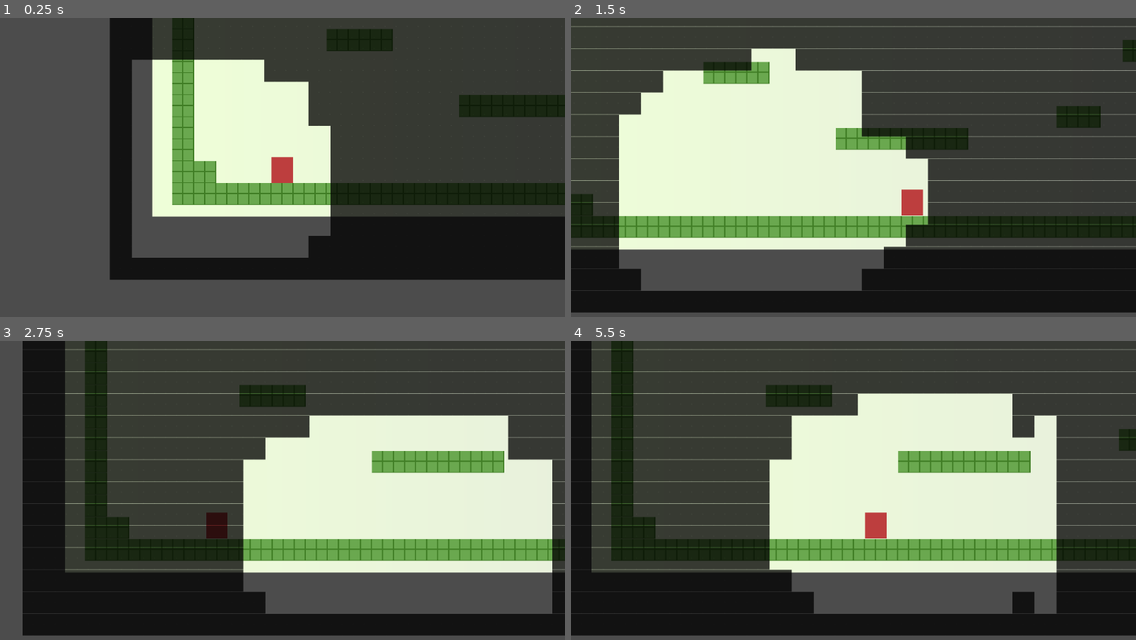
Above: before the commit, frames 1-4 (two rows, left to right).
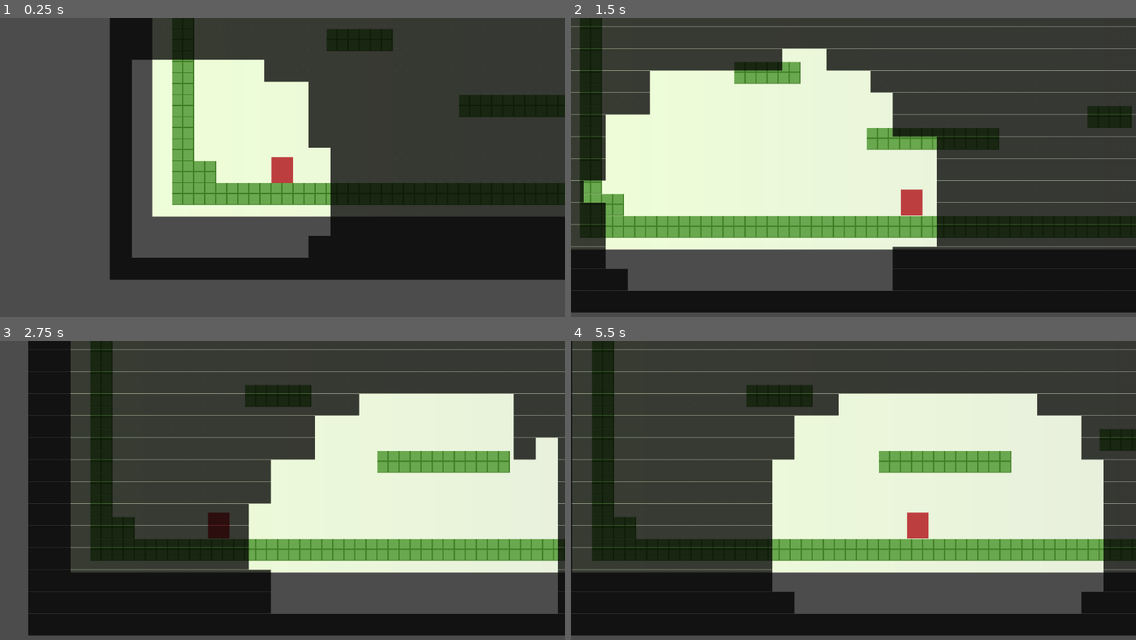
Above: after the commit, the same moments.

Repository: glitchcore/comfort
Game: Godot game, scene res://Scenes/BaseLevel.tscn
The game is run twice, just before and just after one commit, with the same random seed, the same clock (stepped at 60 frames per second) and the same inputs.
Inputs:
- Up to frame 1 (0.25 s): no input
- Up to frame 2 (1.5 s): hold Right (ui_right) from 0.53 s (still down); tap Space (jump) at 0.77 s
- Up to frame 3 (2.75 s): tap Space (jump) at 1.52 s; release Right (ui_right) at 2.03 s; hold Left (ui_left) from 2.03 s (still down)
- Up to frame 4 (5.5 s): release Left (ui_left) at 2.78 s; hold Right (ui_right) 2.78-4.28 s; tap Space (jump) at 3.02, 3.77, 4.52 s; hold Left (ui_left) 4.28-5.03 s; hold Right (ui_right) from 5.03 s (still down)

The runs differ from the first frame. In frame 1, 0.3% of the frame differs, in the area x 54-59%, y 36-44%; in frame 2, 11%; in frame 3, 9.5%; in frame 4, 17%, in the area x 0-97%, y 0-92%.

Commit message:
update web build

Diff:
--- a/Actors/Space.tscn
+++ b/Actors/Space.tscn
@@ -14,7 +14,7 @@
 script = ExtResource( 2 )
 
 [node name="SpaceTimer" type="Timer" parent="."]
-wait_time = 0.05
+wait_time = 0.1
 autostart = true
 
 [connection signal="timeout" from="SpaceTimer" to="." method="_on_SpaceTimer_timeout"]
Not shown, changed: docs/index.html
Not shown, changed: docs/index.pck
